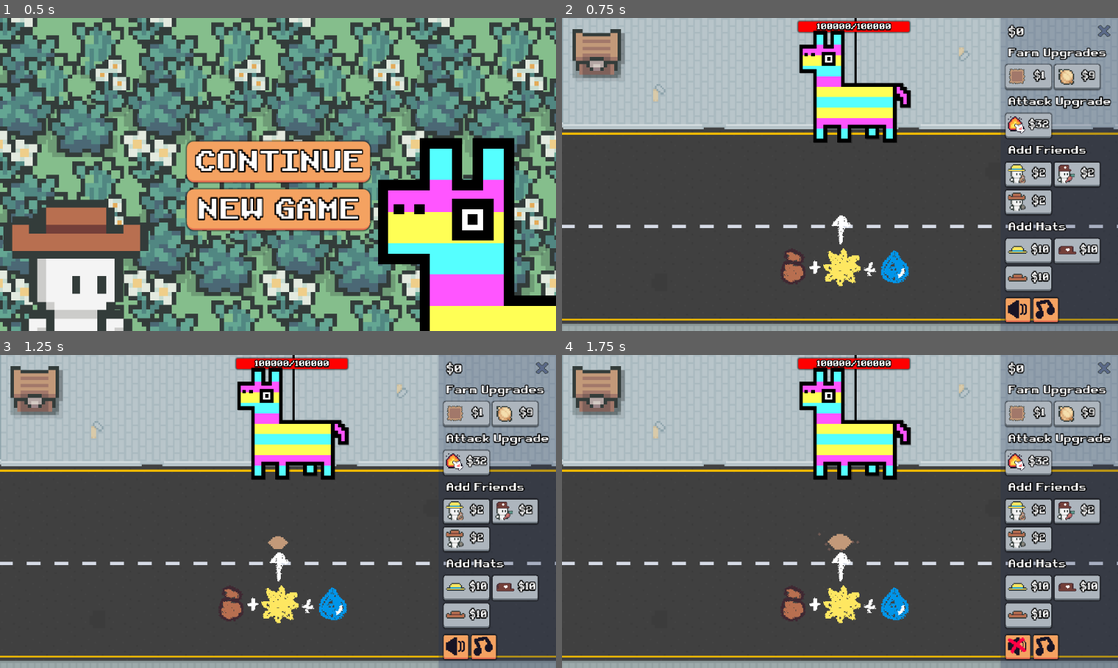
Above: before the commit, frames 1-4 (two rows, left to right).
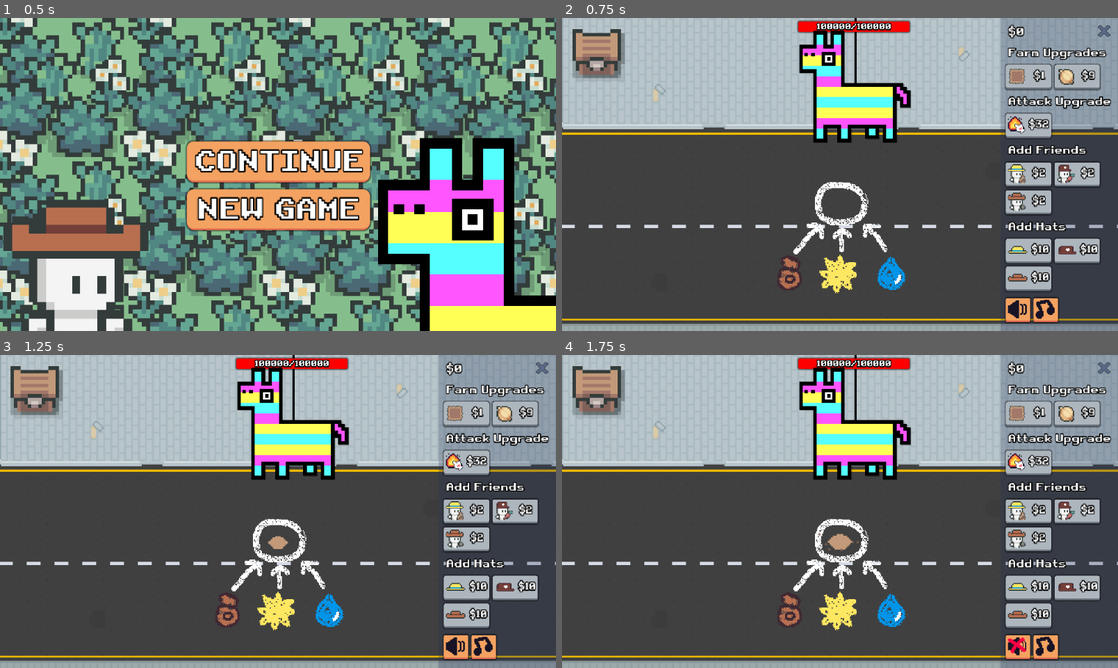
Above: after the commit, the same moments.

Repository: eric-marsh/farminata
Game: Godot game, scene res://scene/scene_switcher.tscn
Same seed, same stepped clock (60 frames per second), same inputs: the game is played once before the commit and once after it. Video files are missing from this copy of the repository; at most half a second of black plays in their place. Sound files missing from this copy of the repository are replaced by a short silence.
Inputs (mouse positions are in pixels of both pictures, inside the frame that each line leads up to):
- Up to frame 1 (0.5 s): no input
- Up to frame 2 (0.75 s): click "NEW GAME" at 0.5 s
- Up to frame 3 (1.25 s): no input
- Up to frame 4 (1.75 s): click (1017, 646) at 1.25 s

Frame 1 is identical in both runs. In frame 2, 2.0% of the frame differs, in the area x 39-63%, y 52-88%; in frame 3, 2.0%; in frame 4, 2.0%.

Commit message:
fix tutorial again + export

Diff:
--- a/scene/main.tscn
+++ b/scene/main.tscn
@@ -79,7 +79,7 @@
 
 [node name="Tutorial" type="Sprite2D" parent="."]
 z_index = -4
-position = Vector2(322, 270)
+position = Vector2(318, 254)
 texture = ExtResource("5_v2gmf")
 
 [node name="Plots" type="Node2D" parent="."]
--- a/script/main.gd
+++ b/script/main.gd
@@ -34,6 +34,8 @@
 
 var is_raining: bool = false
 
+const disable_video_tutorial: bool = true
+
 func _ready() -> void:
 	Globals.reset_nodes()
 	if !Debug.DONT_LOAD:
@@ -46,12 +48,12 @@
 
 	add_piniatas()
 
-
-	Util.quick_timer(self, 10.0, func():
-		if Globals.PlotsContainer.get_children()[0].plot_growth_state == Enum.Plot_Growth_State.None:
-			is_showing_tutorial = true
-			Globals.PiniataContainer.get_children()[0].show_tutorial()
-	)
+	if !disable_video_tutorial:
+		Util.quick_timer(self, 10.0, func():
+			if Globals.PlotsContainer.get_children()[0].plot_growth_state == Enum.Plot_Growth_State.None:
+				is_showing_tutorial = true
+				Globals.PiniataContainer.get_children()[0].show_tutorial()
+		)
 
 	if Debug.THUMBNAIL_MODE:
 		State.unlocked_slot_outputs = [Enum.Drop_Type.Carrot_Seed, Enum.Drop_Type.Onion_Seed, Enum.Drop_Type.Turnip_Seed, Enum.Drop_Type.Potato_Seed, Enum.Drop_Type.Kale_Seed, Enum.Drop_Type.Radish_Seed]
Not shown, added: export/index.apple-touch-icon.png.import
Not shown, added: export/index.icon.png.import
Not shown, added: export/index.png.import
Binary file changed: img/ui/tutorial.png
Not shown, changed: export/Farminata.zip
Not shown, changed: export/index.html
Not shown, changed: export/index.pck
Not shown, changed: export_windows/Farminata_windows.zip
Not shown, changed: export_windows/index.pck
